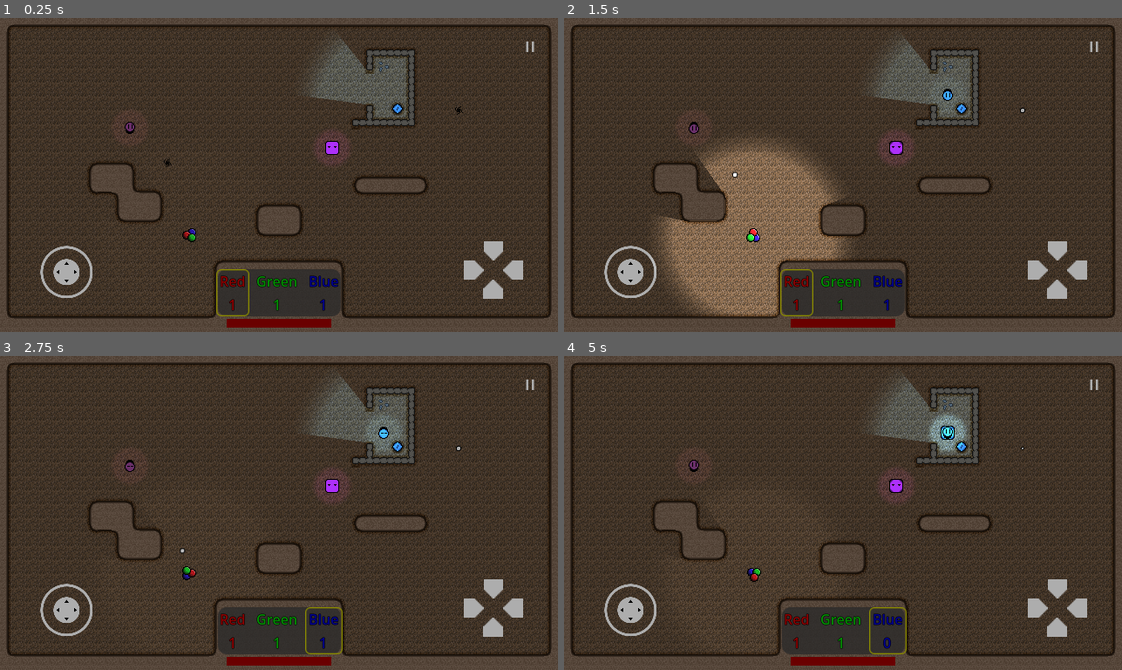
Above: before the commit, frames 1-4 (two rows, left to right).
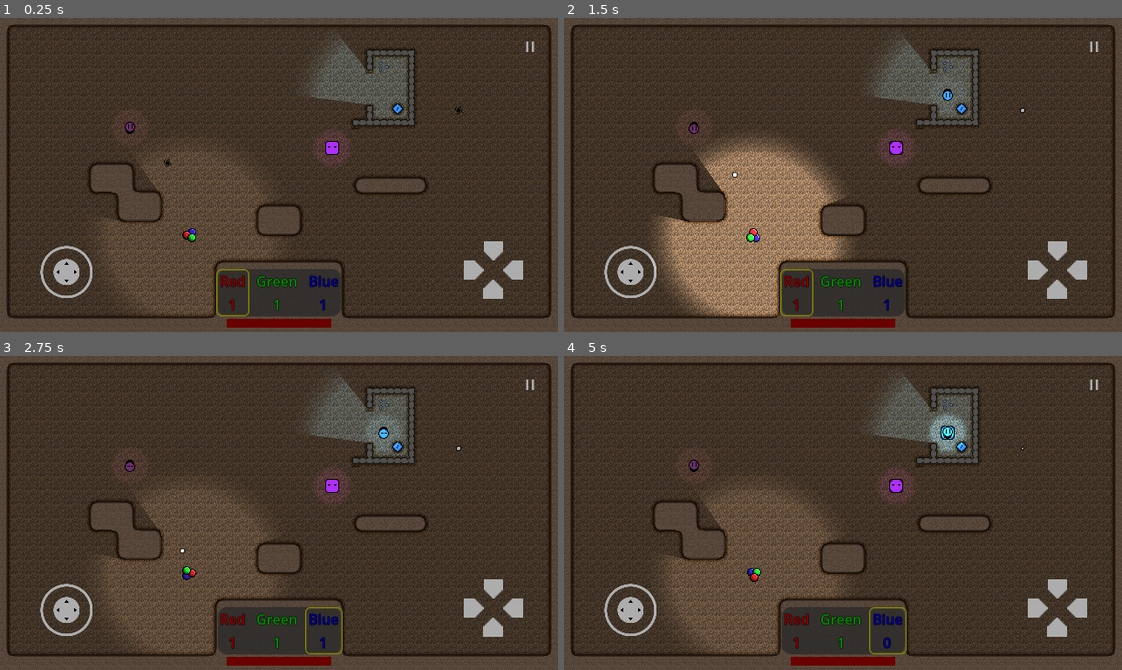
Above: after the commit, the same moments.

Repository: Degenerate-Games/shadows-below
Game: Godot game, scene res://scenes/levels/sprite_Test.tscn
Same seed, same stepped clock (60 frames per second), same inputs: the game is played once before the commit and once after it. This scene is started directly instead of the project's main scene.
Inputs (mouse positions are in pixels of both pictures, inside the frame that each line leads up to):
- Up to frame 1 (0.25 s): no input
- Up to frame 2 (1.5 s): move the mouse to (815, 237) at 0.52 s; hold I (mixing_ui_up) 0.53-1.25 s; tap B (bake) at 0.6 s; click (815, 237) at 0.67 s; drag from (1010, 222) to (753, 234) at 1.27 s
- Up to frame 3 (2.75 s): move the mouse to (111, 465) at 2.02 s; hold J (mixing_ui_left) from 2.03 s (still down); tap B (bake) at 2.1 s
- Up to frame 4 (5 s): release J (mixing_ui_left) at 2.75 s; tap Enter at 2.75 s; drag from (870, 513) to (960, 447) at 2.77 s; move the mouse to (759, 434) at 3.52 s; hold K (mixing_ui_down) 3.53-4.25 s; tap B (bake) at 3.6 s; drag from (965, 497) to (753, 575) at 4.27 s

The runs differ from the first frame. In frame 1, 4.4% of the frame differs, in the area x 18-49%, y 42-95%; in frame 2, 4.7%; in frame 3, 4.7%; in frame 4, 4.8%, in the area x 19-49%, y 43-95%.

Commit message:
Adjust min and max aura level

Diff:
--- a/scripts/player.gd
+++ b/scripts/player.gd
@@ -68,7 +68,7 @@
 	var pulse = f_a
 	if timer_percentage >= -0.168192:
 		pulse = f_b
-	pulse = remap(pulse, 0, 40, 0, 1)
+	pulse = remap(pulse, 0, 40, 0.25, 1.25)
 	if timer_percentage > -0.1 and not pulsed:
 		pulsed = true
 		pulse_aura()
